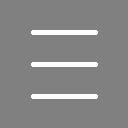
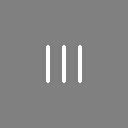
Comparing the layer stacks of the two 128×128 images. Changes:
added layer "library" above "settings" over <box>46,45,82,83</box>
renamed "Layer 2" to "settings", hid it over <box>31,30,98,99</box>
